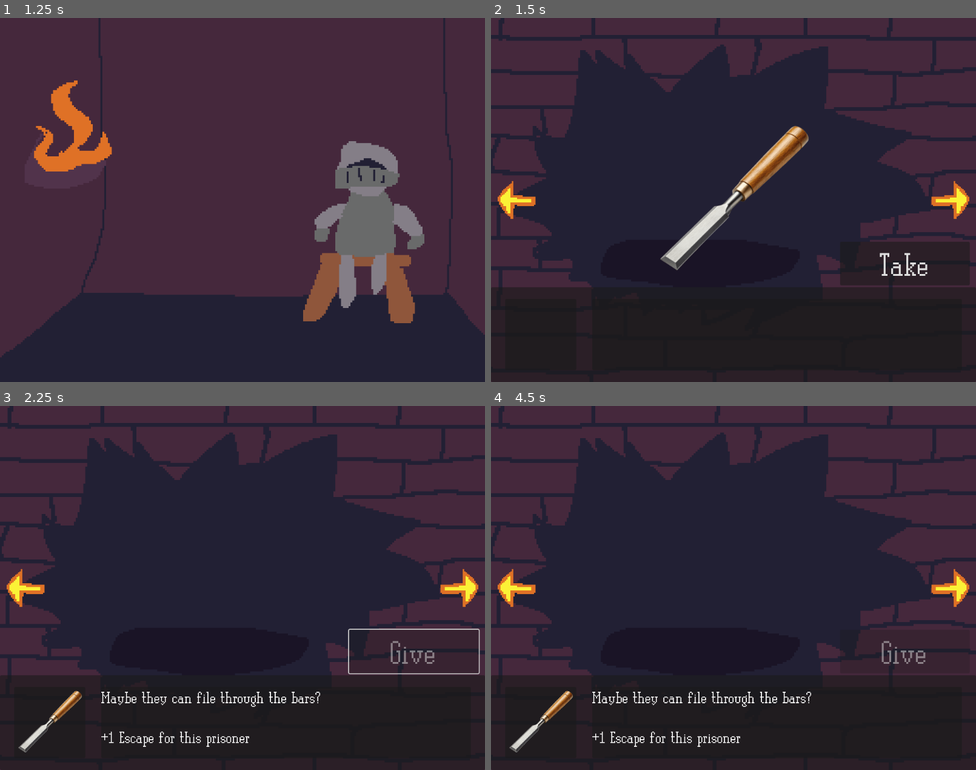
Above: before the commit, frames 1-4 (two rows, left to right).
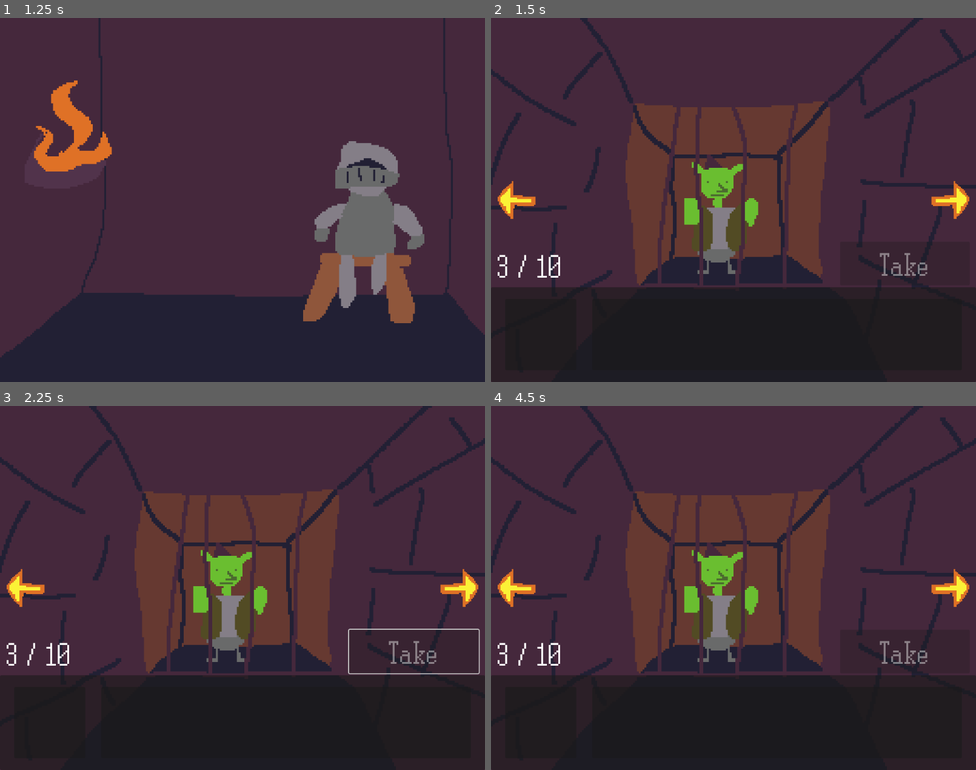
Above: after the commit, the same moments.

Repository: jspoynor/TriJam-354
Game: Godot game, scene res://Scenes/_UI/UI Manager/ui_manager.tscn
Two runs of this game, one before a commit and one after it. Both use one fixed random seed, a clock stepped at 60 frames per second and the inputs below.
Inputs (mouse positions are in pixels of both pictures, inside the frame that each line leads up to):
- Up to frame 1 (1.25 s): click "Play" at 0.5 s
- Up to frame 2 (1.5 s): click "Start Game" at 1.25 s
- Up to frame 3 (2.25 s): click (412, 649) at 2 s, where only the run before the commit has a clickable "Take"
- Up to frame 4 (4.5 s): click (515, 588) at 2.75 s; click (903, 649) at 3.5 s, where only the run before the commit has a clickable "Give"; click (951, 588) at 4.25 s

Frame 1 is identical in both runs. In frame 2, 42% of the frame differs, in the area x 0-100%, y 0-74%; in frame 3, 43%; in frame 4, 43%, in the area x 0-100%, y 0-96%.

Commit message:
Allow basic escape addition

Diff:
--- a/knight-on-the-inside/Global Scripts/GlobalMusic.gd
+++ b/knight-on-the-inside/Global Scripts/GlobalMusic.gd
@@ -3,6 +3,8 @@
 const DARK_DUNGEON_GAME_HIPHOP = preload("uid://ciwdmd5wmosym")
 const CONFIRM_1 = preload("uid://b5b1q0mn7tpc8")
 const HIT_DAMAGE_1 = preload("uid://cl2jkcktxdsrr")
+const GOOD = preload("uid://dni1e8nxdnmcu")
+const BAD = preload("uid://ctfwa2ubfoww4")
 
 
 var player: AudioStreamPlayer
--- a/knight-on-the-inside/Resources/Prisoners/prisoner_resource.gd
+++ b/knight-on-the-inside/Resources/Prisoners/prisoner_resource.gd
@@ -6,3 +6,4 @@
 
 @export var escape_level: int = 3
 @export var status_effects: Array[StatusEffect] = []
+@export var has_escaped: bool = false
--- a/knight-on-the-inside/Scenes/Main Game/main_game.gd
+++ b/knight-on-the-inside/Scenes/Main Game/main_game.gd
@@ -50,7 +50,7 @@
 
 var look_targets: Array[LookTarget] = [LookTarget.WALL, LookTarget.CELL0, LookTarget.CELL1, LookTarget.CELL2]
 
-var look_target: int = 0:
+var look_target: int = 2:
 	set(value):
 		look_target = value
 		_refresh_screen()
@@ -126,6 +126,7 @@
 			_refresh_screen()
 			return
 		_:
+			GlobalMusic.play_sfx()
 			var cur_prisoner: Prisoner
 			match look_targets[look_target % look_targets.size()]:
 				LookTarget.CELL0:
@@ -137,7 +138,16 @@
 			_give_item(cur_prisoner, cur_item)
 
 func _give_item(cur_prisoner: Prisoner, given_item: Item):
-	pass
+	cur_prisoner.escape_level += given_item.add_escape
+	if given_item.add_escape >= 0:
+		GlobalMusic.play_sfx(GlobalMusic.GOOD)
+	else:
+		GlobalMusic.play_sfx(GlobalMusic.BAD)
+
+	cur_item = null
+	_generate_wall_item()
+	_refresh_item_ui()
+	_refresh_screen()
 
 func _on_left_button_pressed() -> void:
 	GlobalMusic.play_sfx()
